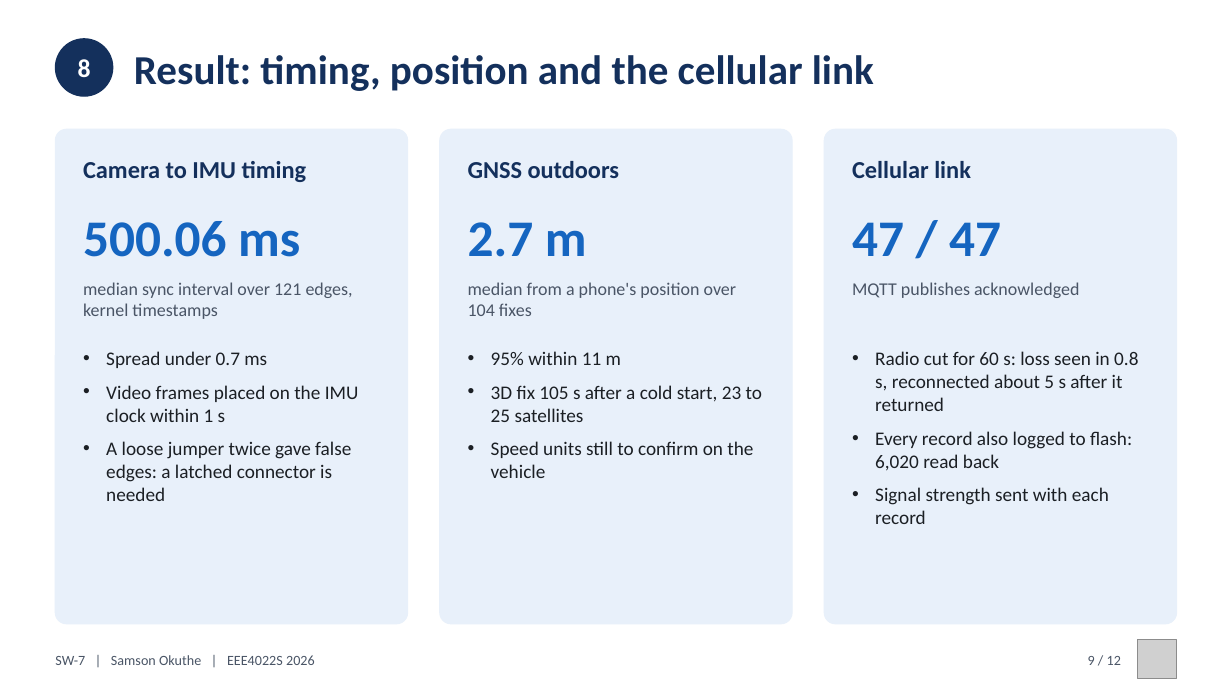
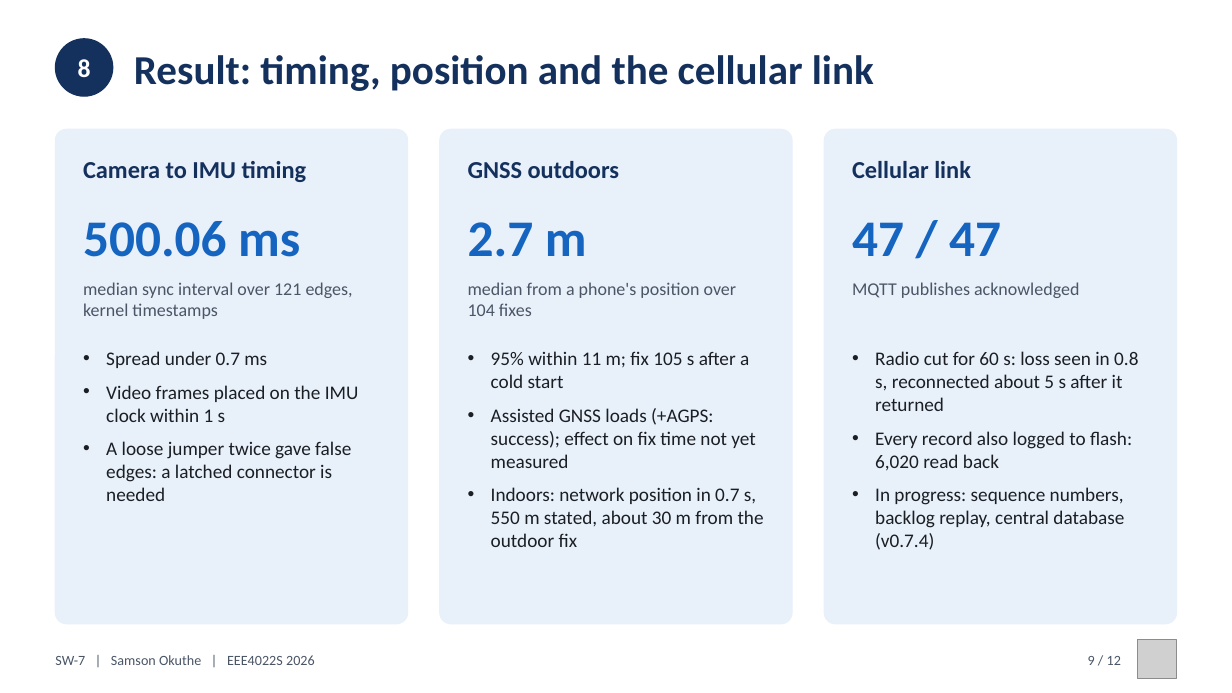
Before and after one commit to 0geder/Tukzie-HPEC-HUD, a slide deck: slide 9 of Presentation/SW7_Final_Presentation.pptx. Drawn at 1232x693 pixels with LibreOffice and Linux fonts; fonts in the diff are those of the drawing; grey boxes stand for pictures. Boxes give left, top, right and bottom in pixels: in the first picture for what was removed or moved away, otherwise in the second. Text is boxed around its words. In the diff, an @@ line names an element or a change of style, - is before the commit and + after.

Commit message:
Presentation updated with 7 to 11 Oct results (deck, poster, talking points, Q&A; talk about 9.2 min); bench observations of 10 to 11 Oct recorded as evidence (ToF hand test, Pi 4 temperatures and reboots, detector 14.6 fps / 120 ms, voice)

```diff
--- a/Presentation/SW7_Final_Presentation.pptx
+++ b/Presentation/SW7_Final_Presentation.pptx
@@ text at bbox=[491, 351, 764, 547]: text changed @@
-• 95% within 11 m
-• 3D fix 105 s after a cold start, 23 to 25 satellites
-• Speed units still to confirm on the vehicle
+• 95% within 11 m; fix 105 s after a cold start
+• Assisted GNSS loads (+AGPS: success); effect on fix time not yet measured
+• Indoors: network position in 0.7 s, 550 m stated, about 30 m from the outdoor fix
@@ text at bbox=[875, 487, 1124, 550]: text changed @@
-• Signal strength sent with each record
+• In progress: sequence numbers, backlog replay, central database (v0.7.4)
```
Also in this commit, not shown: 7 other slides changed, 8 other files.
